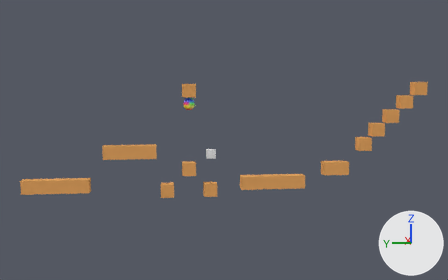
Renders of the Blender file scenes/SquidgeBall.blend from each side of a commit.
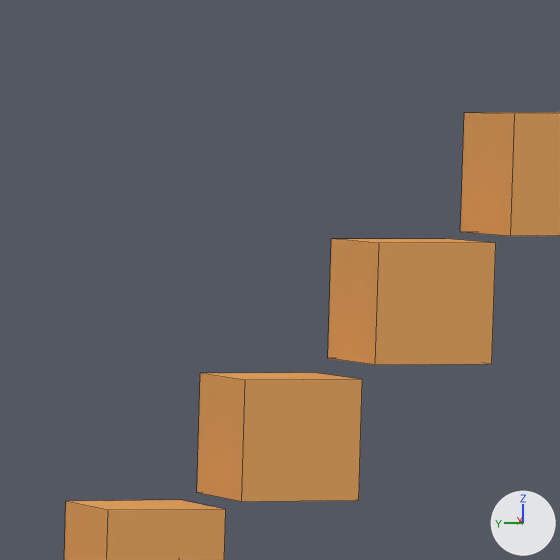
The first picture shows the older version from a 50 mm camera at (-94.5, 6.0, 4.5) aimed at (0.1, -5.4, -5.6). The close-ups show both versions on the part from 81% to 94% of the width and 25% to 46% of the height of that picture; other places that the commit changed are outside them. The lights are fixed; the arrows at lower right show +X, +Y and +Z. The close-ups show mesh edges as thin lines.

Objects in the first close-up: 'Platform.013', 'Platform.014', 'Platform.015', 'Platform.016'.
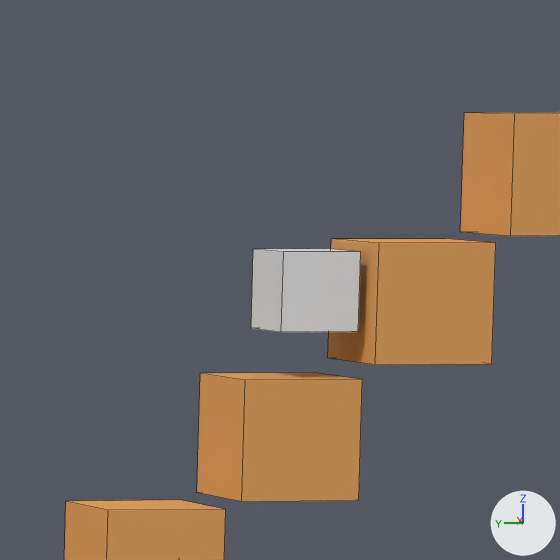
The change, as a diff of the scene's bpy script:
```diff
--- a/scenes/SquidgeBall.blend.py
+++ b/scenes/SquidgeBall.blend.py
@@ ob_drunkperson_006 @@
+ob_drunkperson_006 = bpy.data.objects.new('DrunkPerson.006', me_cube_001.copy())  # the mesh of ob_drunkperson
+ob_drunkperson_006.location = (0.0, -32.33, 0.31)
+ob_drunkperson_006.scale = (0.66, 0.66, 0.66)
```

Where the change shows, as pixel boxes [x1, y1, x2, y2] in the close-ups (560 x 560 px):
'DrunkPerson.006', added
    after: [251, 249, 361, 332]
